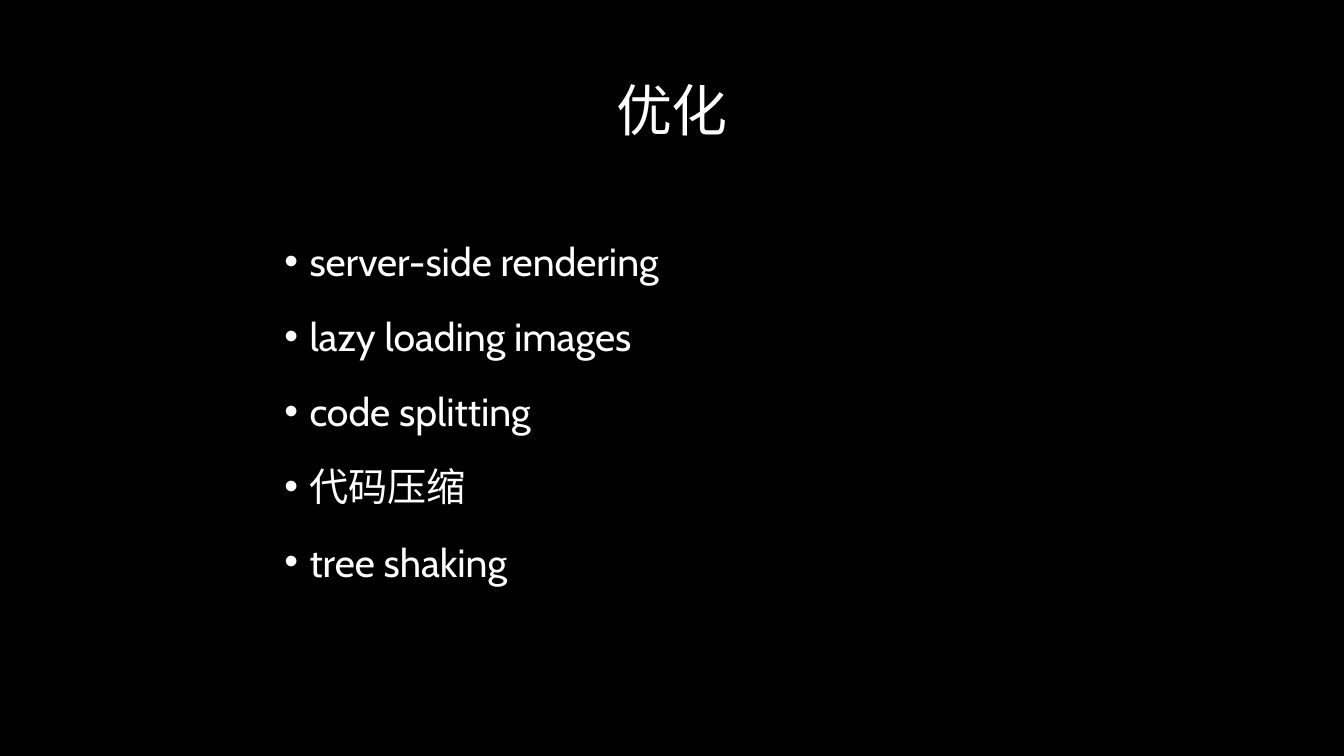
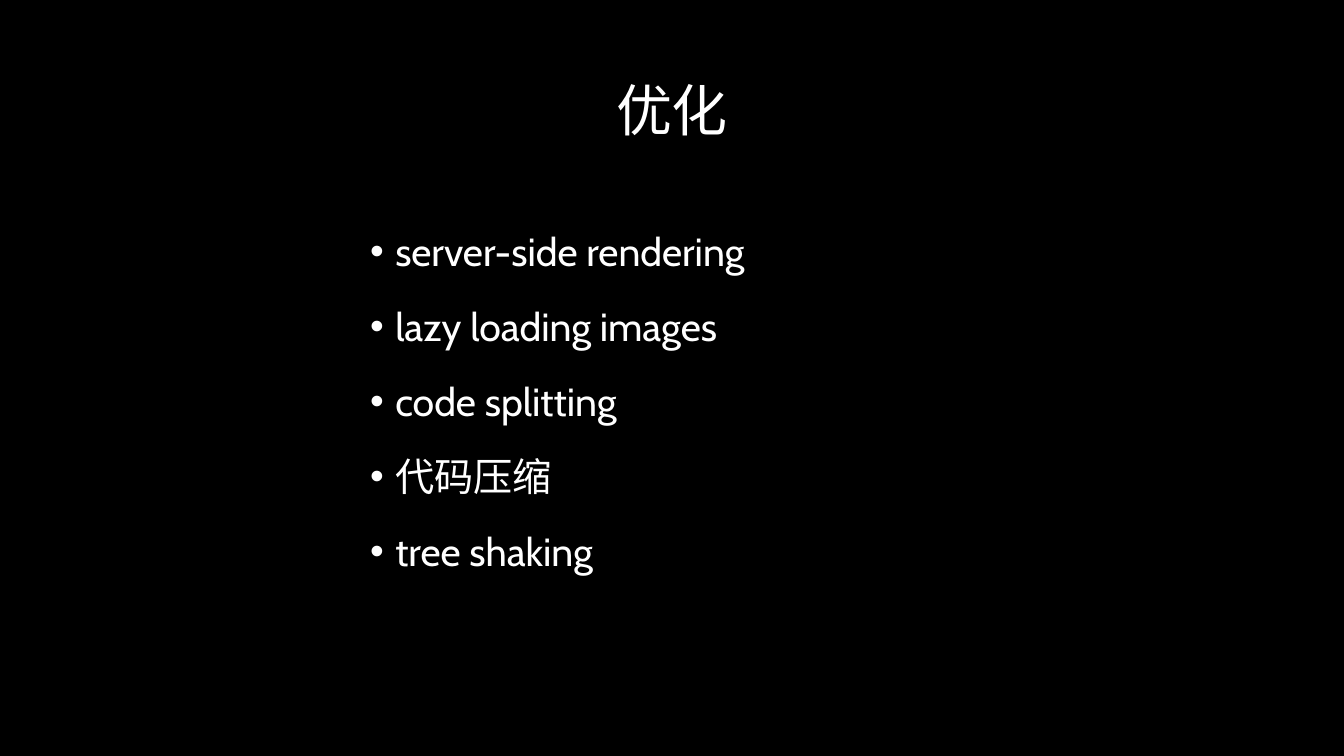
Before and after one commit to burningalive/learn-ts, a slide deck: slide 3 of Performance.pptx. Drawn at 1344x756 pixels with LibreOffice and Linux fonts; fonts in the diff are those of the drawing. Boxes give left, top, right and bottom in pixels: in the first picture for what was removed or moved away, otherwise in the second. Text is boxed around its words. In the diff, an @@ line names an element or a change of style, - is before the commit and + after.

```diff
--- a/Performance.pptx
+++ b/Performance.pptx
@@ text "server-side rendering": place and size @@
-text "server-side rendering" at [310, 246, 659, 586]
+text "server-side rendering" at [395, 236, 744, 576]
```
Also in this commit, not shown: 4 other slides changed, 1 slide added, 10 other files.
